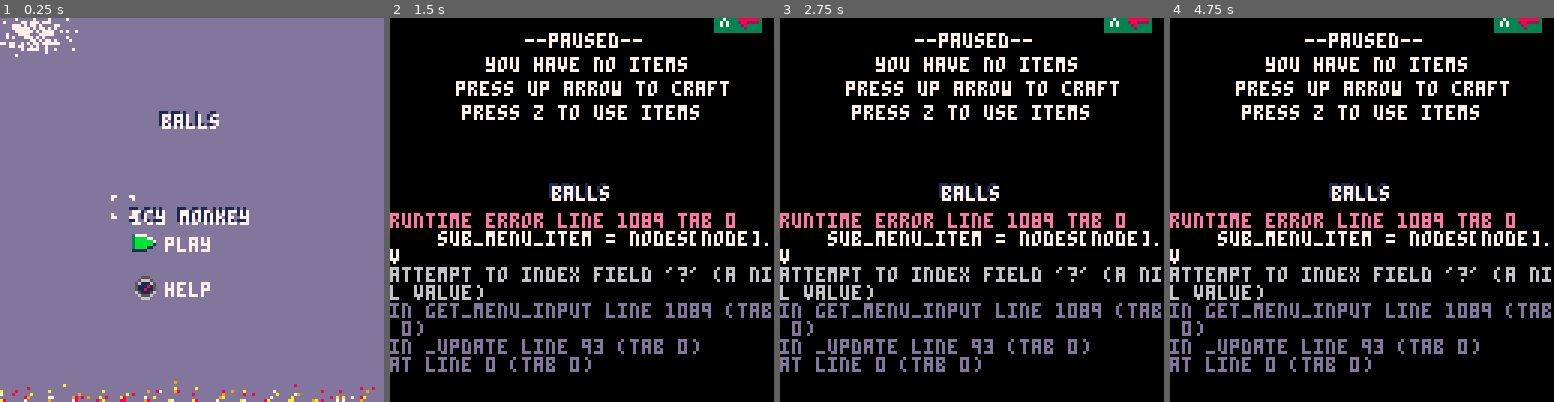
Above: before the commit, frames 1-4 (left to right).
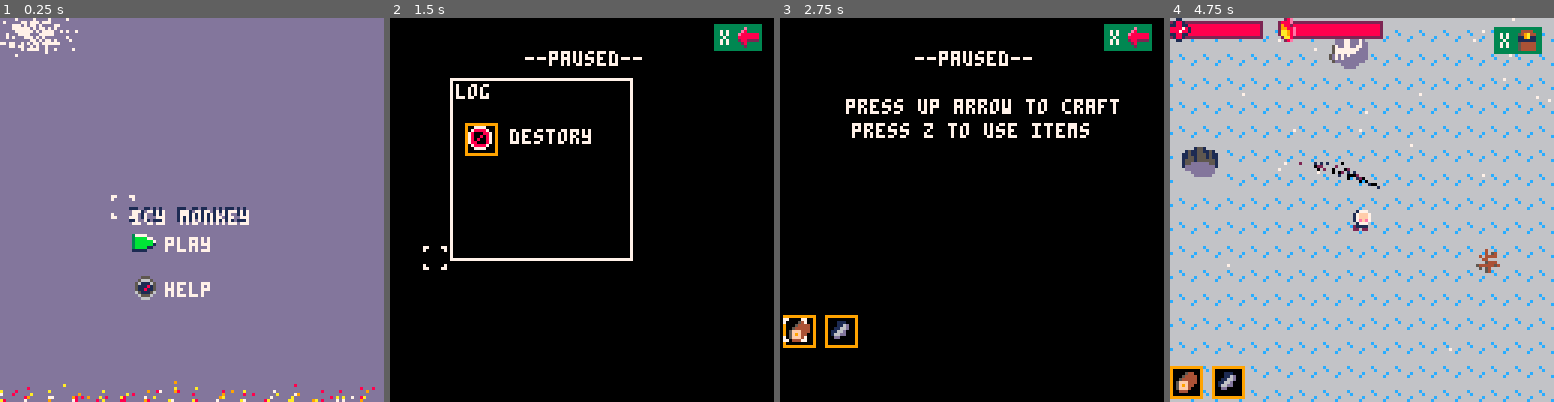
Above: after the commit, the same moments.

Repository: CtrlAltLeo/IcyMonkey
Game: PICO-8 cartridge icymonkey.p8
The game is run twice, just before and just after one commit, with the same random seed, the same clock (stepped at 60 frames per second) and the same inputs.
Inputs:
- Up to frame 1 (0.25 s): no input
- Up to frame 2 (1.5 s): tap O (Z key) at 0.33, 0.7, 1.43 s; tap X (X key) at 1.07 s
- Up to frame 3 (2.75 s): hold Left 1.97-2.37 s; tap X (X key) at 2.07, 2.4, 2.73 s; tap O (Z key) at 2.22 s; hold Down from 2.42 s (still down)
- Up to frame 4 (4.75 s): release Down at 2.82 s; hold Right 2.87-3.53 s; tap X (X key) every 0.33 s from 3.07 to 4.73 s; tap O (Z key) at 3.1, 3.98 s; hold Up 3.58-4.08 s; hold Right 4.13-4.53 s; hold Down from 4.58 s (still down)

The runs differ from the first frame. In frame 1, 0.5% of the frame differs, in the area x 41-58%, y 24-29%; in frame 2, 16%; in frame 3, 15%; in frame 4, 97%, in the area x 0-100%, y 0-100%.
Error before the commit: runtime error line 1089 tab 0; sub_menu_item = nodes[node].v; attempt to index field '?' (a nil value)

Commit message:
passive hp, better crafting, get_inv_count method

Diff:
--- a/icymonkey.p8
+++ b/icymonkey.p8
@@ -10,11 +10,20 @@
 		relight some fires
 		x amount of days
 
+	todo:
+		tents should only work
+		dusk and beyond
+		story mechanics
+
+	crafting complexity
+	passive health regen
+
+--vaulting, i want to finish lamo
 	guns
 	snake boss?
 
-	-snowmen are break
-	-improve projectiles
+
+
 
 
 --]]
@@ -31,11 +40,11 @@
 	sfx(2) //starting wind
 	reset_game()
 
-	add_mob(1,25,25)
-
-
-	msg("balls",3)
-		msg("balls",3)	msg("balls",3)
+	--add_mob(1,25,25)
+
+	add_inv(1)
+	add_inv(2)
+
 
 end
 
@@ -72,6 +81,7 @@
 	 get_player_input()
 	 move_player()
 	 lose_heat()
+	 passive_hp_regen()
 	 player_death()
 	 nearest_pl_obj()
 	 stats_reg()
@@ -532,6 +541,13 @@
 
 end
 
+function passive_hp_regen()
+
+	if time() % 10 == 0 then
+		pl.hp += 1
+	end
+
+end
 
 //keeps player stats below
 //their max
@@ -730,6 +746,24 @@
 	return t
 
 end
+
+function get_all_inv(value)
+
+	t={}
+
+	for i = 1, #inv do
+
+		if inv[i]== value then
+			add(t, inv[i])
+		end
+
+	end
+
+
+	return t
+
+end
+
 
 
 -->8
@@ -813,29 +847,38 @@
 //ico inventory
 //also contains crafting
 //craft{} is materials needed
+
+--[[
+cost change:
+cost is now [item,#]
+for all items. annoying af
+but it'll get the job done
+
+--]]
+
 res_types = {
 			//1
 
 			{s=74,dur=10,ico=17,name="log",t=1},//tree
 			{s=75,dur=10,ico=18,name="stone",t=1},//stone
-			{s=nil,dur=nil,ico=19,cost={1},name="charcoal",t=1},//coal
-   {s=nil,dur=nil,ico=20,cost={1,2},name="spear",t=2},//spear
+			{s=nil,dur=nil,ico=19,cost={{t=1,am=1}},name="charcoal",t=1},//coal
+   {s=nil,dur=nil,ico=20,cost={ {t=1,am=2}, {t=2,am=1}},name="spear",t=2},//spear
 			{s=76,dur=5,ico=21,name="flint",t=1}, //flint,
 			//6
-			{s=22,dur=100,ico=22,cost={1,2,5},name="firewood",t=3},//firewood
+			{s=22,dur=100,ico=22,cost={{t=1,am=1},{t=2,am=1},{t=5,am=1}},name="firewood",t=3},//firewood
 			{ico=30}, //ui item, equip item
 			{ico=31}, //ui item, destory item
-			{s=23,dur=5,ico=23,name="torch",t=3,cost={1,3}},
+			{s=23,dur=5,ico=23,name="torch",t=3,cost={{t=1,am=1},{t=3,am=1}}},
 			{s=65,dur =10, ico=37,name="snowball", t=5},//wall, placeable
 			//11
 			{s=33,dur=1,ico=33,name="raw meat",t=4},
 			{ico=5},//ui item, eat
-			{ico=5,dur=1,name="cooked meat",cost={11},t=4},
+			{ico=5,dur=1,name="cooked meat",cost={{t=11,am=1}},t=4},
 			{ico=42,name="start"}, //ui item, start
 			{ico=43,name="compass"}, //ui for compass
 			//16
 			{ico=34,name="fur",t=1}, //fur
-			{ico=35,name="tent",s=35,dur=15,cost={16,1,5},t=3},
+			{ico=35,name="tent",s=35,dur=15,cost={{t=16,am=2},{t=1,am=2},{t=5,am=1}},t=3},
 			{ico=46}//throw ui element
 
 }
@@ -1226,9 +1269,14 @@
 
 
 	//prints cost
-	for i = 1,#item.cost do
-		spr(res_types[item.cost[i]].ico
-		,26+i*10+camx,26+camy)
+	c = 1
+	for i in all(item.cost) do
+		for am = 1,i.am do
+			spr(res_types[i.t].ico
+			,26+c*10+camx,26+camy)
+			c += 1
+		end
+
 	end
 
 end
@@ -1350,7 +1398,9 @@
 
 	for c in all(item.cost) do
 
-		if not has_item(c) then
+		pl_am = #get_all_inv(c.t)
+
+		if pl_am < c.am then
 			return false
 		end
 
@@ -1363,7 +1413,7 @@
 function pay_craft_cost(item)
 	for c in all(item.cost) do
 
-		rm_inv(c)
+		rm_inv(c.t)
 
 	end
 end
@@ -1946,6 +1996,9 @@
 
 	end
 end
+-->8
+--plane and signal fires
+
 __gfx__
 00000000000000000000000000177700000000000000240000028e00000000000000000000000000000000000077d0000077d0000077d0000001100077000077
 000000000017770000177700017fff70001777000002ee4002888e000000000000000000000000000008200007cc7d0007cc7d0007cc7d000018810070000007
@@ -1965,11 +2018,11 @@
 000000000044400000000000000111004f00000000000000000000000002000000000000000000000a000a000505050004004404000000000077770000777700
 0000000000002e000000000000000000000000550000000000000000000000000000000000000000000000000005550000000000000000000000000000000000
 002ee8000002eee000776000000000000000055600000000000000000000000000000000004444003777700000566650000e0000000000000007770000000000
-02eeee800002e7e007e7760000544f0000005560001670000000000000000000000000000549a4403bbbb7700561116500e80000000000000078887000000000
-02eeee80002eeee007eee7700544f2f0055556000177c7000000000000000000000000000119a1103bbbbbb7051118150e888888000000000787778700000000
-2e1111e8002eee0007eee7700544f2f000d56000017c7700000000000000000000000000011111103bbbbbb10511811508888888000000000787878700000000
-21111118077ee00007ee7760544f222f0d44000001777700000000000000000000000000054444403bbbb1100651115602882222000000000787778700000000
-000000007770000006776600544f222fd44000000066600000000000000000000000000005444440111110000065556000280000000000000078887000000000
+02eeee800002e7e007e7760000544f0000005560001670000022fd0000000000000000000549a4403bbbb7700561116500e80000000000000078887000000000
+02eeee80002eeee007eee7700544f2f0055556000177c7000044af0000000000000000000119a1103bbbbbb7051118150e888888000000000787778700000000
+2e1111e8002eee0007eee7700544f2f000d56000017c7700022222af0000000000000000011111103bbbbbb10511811508888888000000000787878700000000
+21111118077ee00007ee7760544f222f0d44000001777700244fa4fd0000000000000000054444403bbbb1100651115602882222000000000787778700000000
+000000007770000006776600544f222fd440000000666000244fd000000000000000000005444440111110000065556000280000000000000078887000000000
 00000000070000000000000000000000d44000000000000000000000000000000000000005444440000000000006660000020000000000000007770000000000
 00000000000000000000000000000000000000000000000000000000000000000000000000000000000000000000000000000000000000000000000000000000
 00000000000000000000000000000000000000000000000000000000000000000000000000000000000000000000000000000000000000000000000000000000
